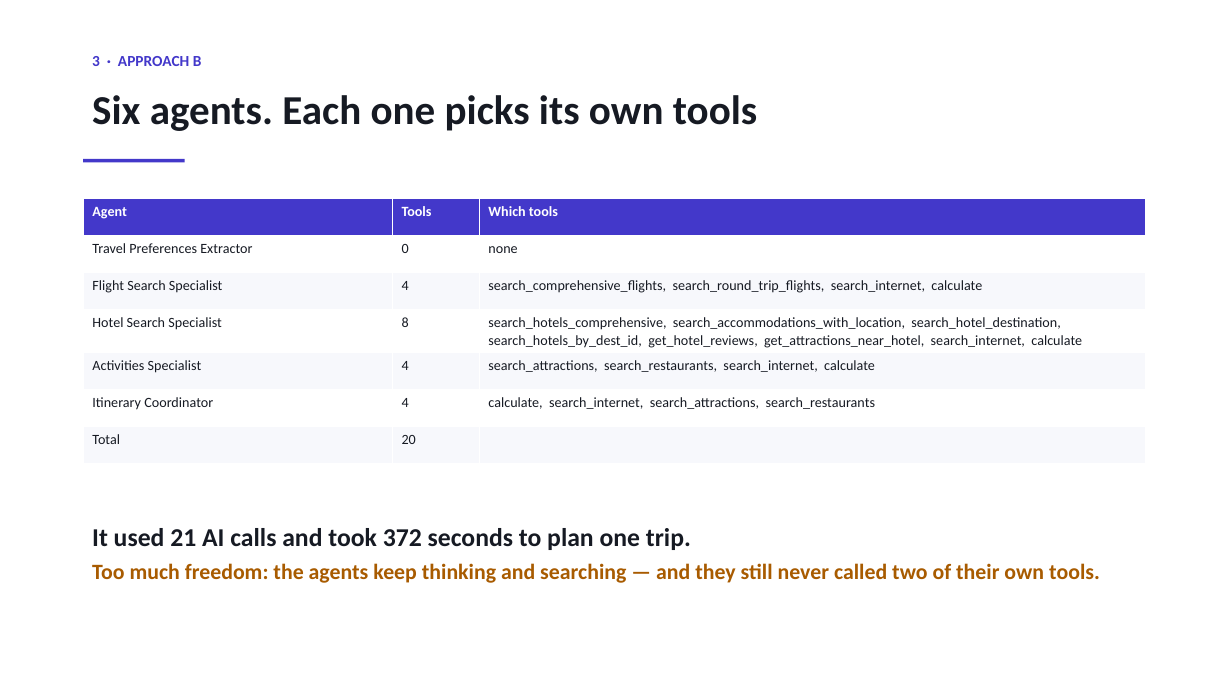
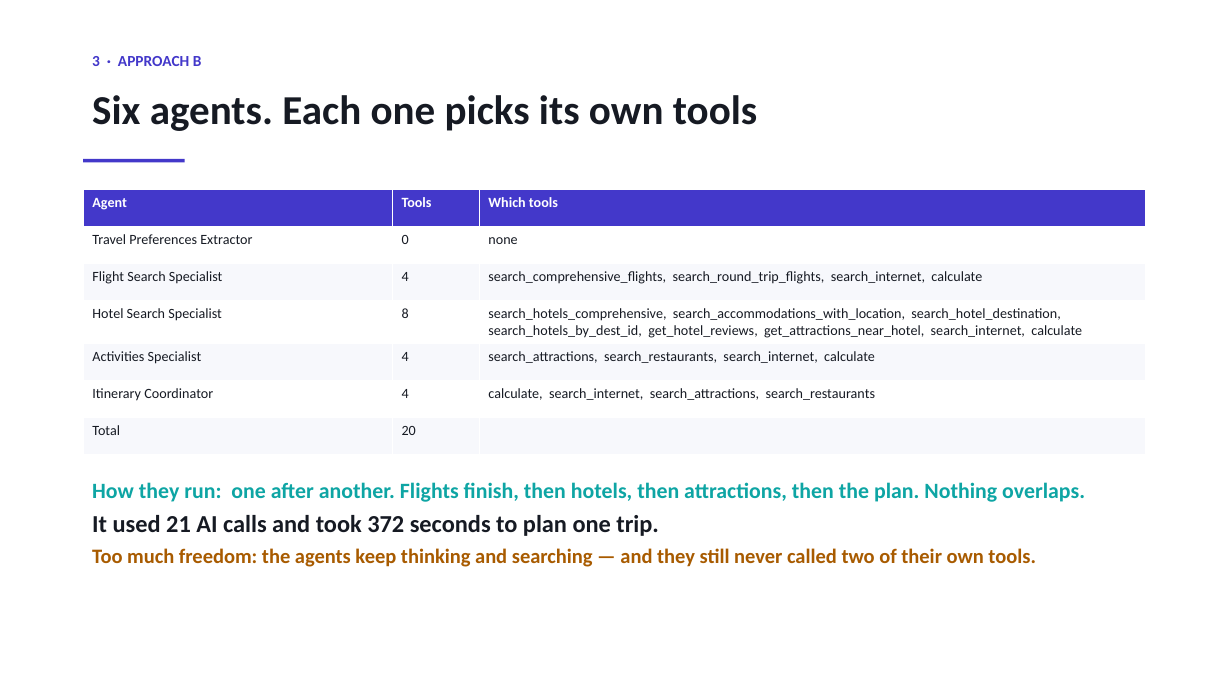
Before and after one commit to sherali143/Trip-Planner, a slide deck: slide 4 of submission/CMP7200_Viva_Presentation.pptx. Drawn at 1232x693 pixels with LibreOffice and Linux fonts; fonts in the diff are those of the drawing. Boxes give left, top, right and bottom in pixels: in the first picture for what was removed or moved away, otherwise in the second. Text is boxed around its words. In the diff, an @@ line names an element or a change of style, - is before the commit and + after.

```diff
--- a/submission/CMP7200_Viva_Presentation.pptx
+++ b/submission/CMP7200_Viva_Presentation.pptx
@@ table: place and size @@
-table at box(83, 199, 1146, 457)
+table at box(83, 189, 1146, 448)
@@ text "How they run: one after ...": place and size @@
-text "How they run: one after ..." at box(92, 528, 1100, 583)
+text "How they run: one after ..." at box(92, 482, 1085, 567)
@@ text at box(92, 482, 1085, 502): paragraph added @@
+How they run: one after another. Flights finish, then hotels, then attractions, then the plan. Nothing overlaps.
@@ text at box(92, 515, 1036, 567): size 20 to 19 pt in "It used 21 AI calls and took ..."; size 17 to 16 pt in "Too much freedom: the agents keep thinking ..."; line spacing 1.25 to 1.2 @@
```
Also in this commit, not shown: 5 other slides changed, 1 other file.
